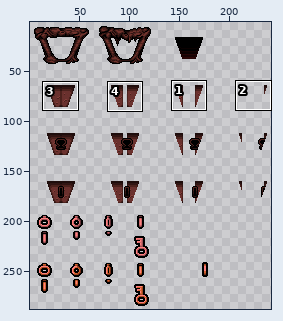
Sprite sheet -- resources/Reds/04c_corpseC_redroom.png. The first picture is a wide view before the edit; the outline marks the close-up.
Close-up. As it was:
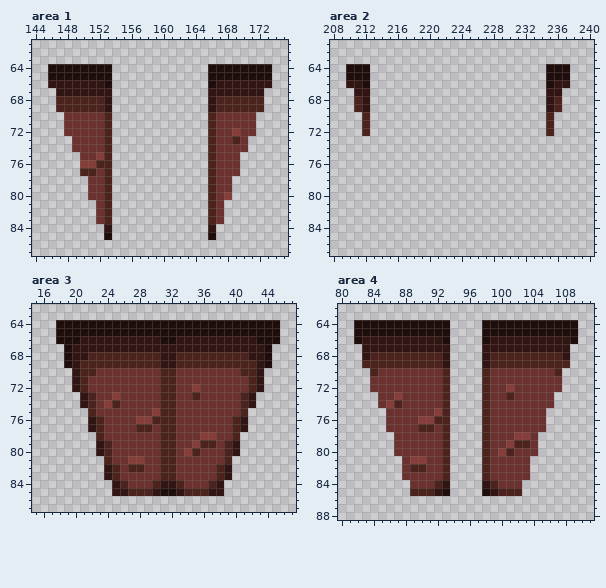
The file is 256x288 pixels. Colours within 5 levels of each other are drawn and written as one. Shown: area 1: x 144..175, y 61..87; area 2: x 208..240, y 61..87; area 3: x 15..47, y 62..87; area 4: x 80..111, y 62..88. The wide view leaves out empty margins. The commit also changed other parts of the picture, which this record leaves out.
After:
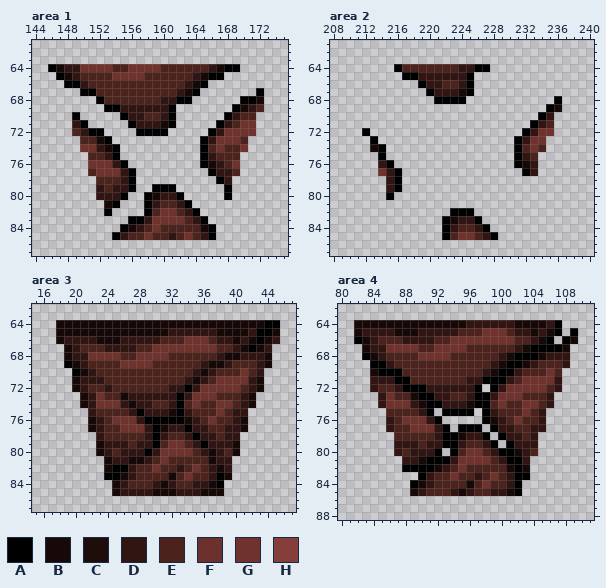
Palette (. is transparent): A #000000  B #170908  C #1f0d0c  D #311513  E #4c221d  F #6a312e  G #70322c  H #853e3a
The exact change:
Changed rows in their new state; - is an unchanged pixel.
Area 1:
first column x 146:
64 ABDDGGGGEEGGGGEEEEEEDBAA....
65 .ABDEEEEGGGGEEEEEEDBAA......
66 ..AA-EEEEEEEEEEEEDBA........
67 -...AAEEEEEEEEEEDBA-......A-
68 -.....AEEEEEEEDDAA--....AAB-
69 -......AADDDDDDA----...ABD--
70 --.A....-ADDEEDA----..ADEE--
71 --.DA...--ADDDBA----.ADEGG--
72 --.EDAA.---AAAA-----ADGGGG--
73 ---.EEBA-----------ADGGGE---
74 ---.GGDBA----------A-GEEG---
75 ----.EEDA----------ADEEE----
76 ----.GGGDA---------ABDEG----
77 ----.-GGGDA---------ADDE----
78 -----.E-EDA---------.AD-----
79 -----.D-DDA--AAA----..A-----
80 -----.DDDA--ABDDA---..A-----
81 ------.BA---ADEEDA--..------
82 ------.A----AEGGEDA-..------
83 ------..--AADGGGGEDA..------
84 -------.-ABDEGEEEEEBA-------
85 -------.ADEEGEEDEGEDA-------
Area 2:
first column x 210:
64 ...---AEEEEEEEDDAA-------...
65 ...----AADDDDDDA---------...
66 ...------ADDEEDA---------...
67 -..-------ADDDBA---------..-
68 -..--------AAAA----------.A-
69 -..----------------------AB-
70 --.---------------------AD--
71 --.--------------------AD---
72 --A-------------------ADGG--
73 ---A-----------------ADGG---
74 ---BA----------------AEGE---
75 ----A----------------ADE----
76 ----DA---------------ABD----
77 ----GDA---------------AD----
78 -----DA---------------------
79 -----DA---------------------
80 -----A----------------------
82 -------------AAA------------
83 ------------ABDDA-----------
84 ------------ADEEDA----------
85 ------------AEGGEDA---------
Area 3:
first column x 18:
64 BBBBBBBBBBBBBBBBBBBBBBBBBBAA
65 BBBBBBBBBBBBBBDDDDDDBBBBDAAB
66 BDD--BBB-----EEEGGGE--B-BABD
67 -B-EEE----EEGGGGGGGGEE-BABD-
68 -B--GGGG--GGGGE-----DBBD--B-
69 -ABD----GGGG-EE---DBBD----B-
70 --ABDEEEEEEEE--EEDBDEEEG----
71 --BDDDEEEEEEE--EDBDEGGGGDB--
72 --BDEEDEEEEEE-DDADGGGGGEDB--
73 ---BDGEEBDDDDDDADGGGEEEDB---
74 ---BDGGGDBDDE-DAEGEEGGEDB---
75 ----DEEEEDADDDBADEEEGEDD----
76 ----BDEGGGDAAAAABDEGEEDB----
77 ----BDEEGGGDABDDADDEEDDB----
78 -----DEEEEEDAD-EDADDEDD-----
79 -----BDDDEDDA-GGEDADDDB-----
80 -----BDEDDDADGGGG-DBD-B-----
81 ------BDDBBDEG-EEEEBDD------
82 ------BAAD-EG--DEGEDB-------
83 ------AABDEEE-BEGEEDAB------
84 -------BDEEEDB--EDDBA-------
85 -------B-DDDBBB-DDBBB-------
Area 4:
first column x 82:
64 BBBBBBBBBBBBBBDDDDDDBBBBDA..
65 BDDDDBBBDDDDDEEEGGGEDDBDBA.A
66 AB-EEE----EEGGGGGGGGEE-BA.AB
67 -B--GGGGEEGGGGEEEEEE-BAAAAB-
68 -ABD----GGGGEEEEE-DBAAABDD--
69 -.AAD------EEEEEEDBAABD---D-
70 --BAAAEEEEE-EEEEDBAADEEEG---
71 --DDDAAEEEE-EEDDAAADEGGGGD--
72 --DEEDAAADDDDDDA.ADGGGGGED--
73 ---DGEEBAADDEEDAADGGGEEED---
74 ---DGGGDBAADDDBAAEGEEGGED---
75 ----EEEEDA.AAAA-ADEEEGED----
76 ----DEGGGDA.----ABDEGEED----
77 ----DEEGGGDA-AAA.ADDEEDD----
78 -----EEEEEDAABDDA.ADDED-----
79 -----DDDEDDAADEEDA.ADDD-----
80 -----DEDDDA.AEGG-DAABDE-----
81 ------DDBAAADGGGGEDAAD------
82 ------AAAABDEGEE-EEBAB------
83 ------..ADE-GEED-GEDAA------
84 -------ABD-EEEBEG-EDA-------
85 -------BD-EEDBDEE-DBA-------
